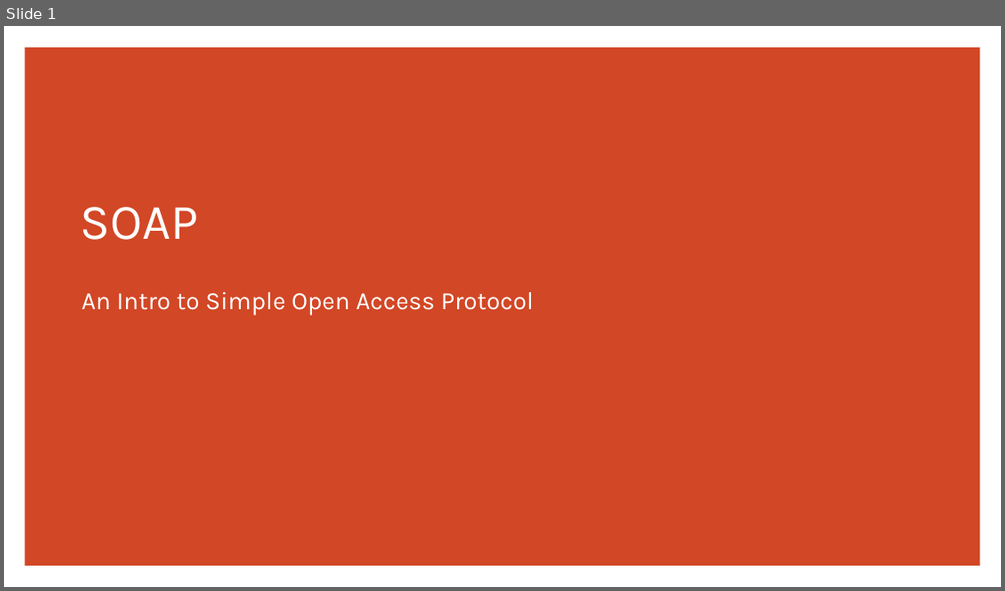
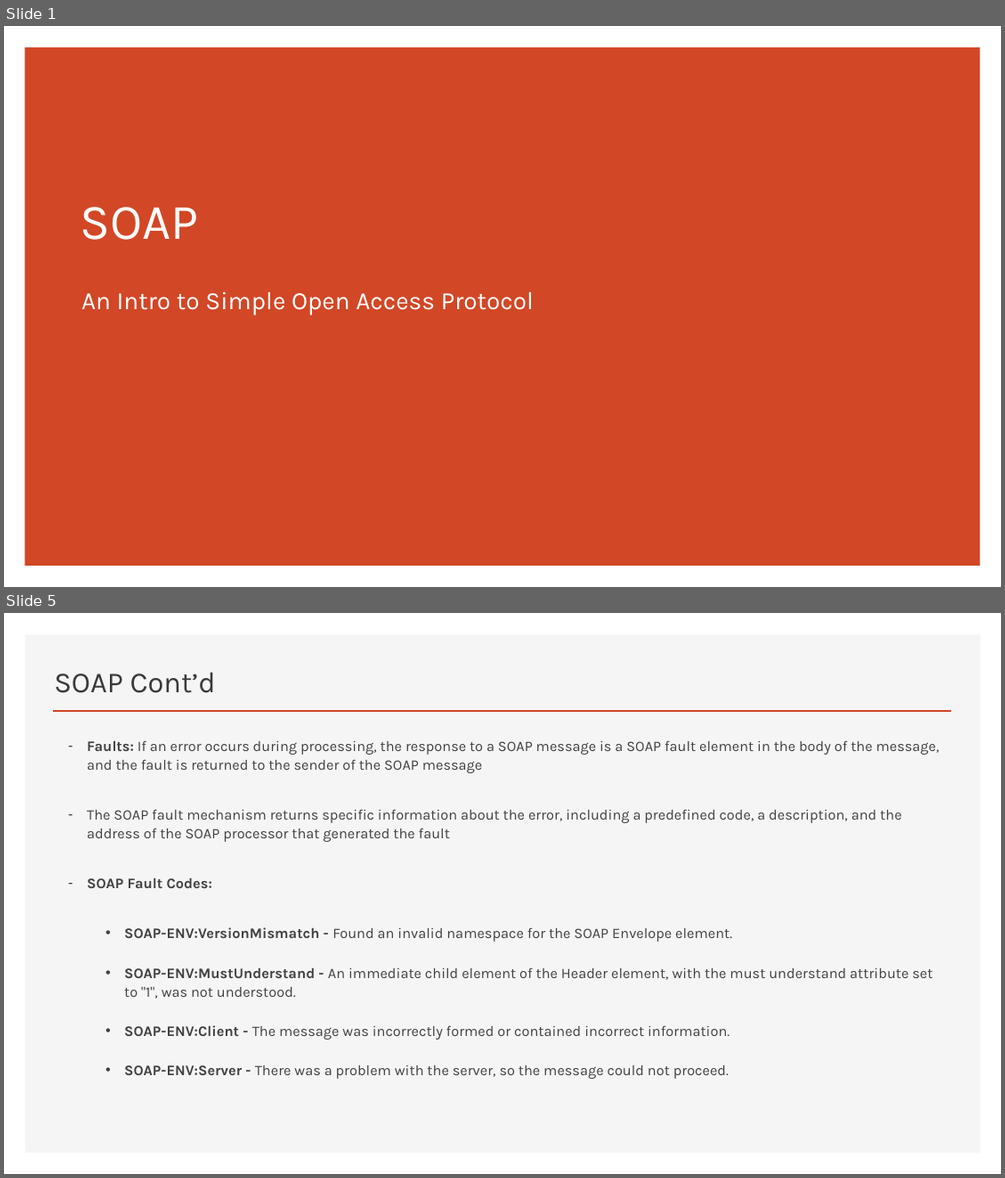
Before and after one commit to erniephillips/erniephillips.github.io, a slide deck: restful-api-presentations/phillips-presentation-week-3.pptx. Shown one above the other, each under a label of ours: slide 1 before the commit, slides 1 and 5 after it; the slides between them are not shown. The pictures are 1005x591 and 1005x1178 pixels, drawn with LibreOffice and Linux fonts; fonts in the diff are those of the drawing. Boxes give left, top, right and bottom in pixels: in the first picture for what was removed or moved away, otherwise in the second. Text is boxed around its words. In the diff, an @@ line names an element or a change of style, - is before the commit and + after.

```diff
--- a/restful-api-presentations/phillips-presentation-week-3.pptx
+++ b/restful-api-presentations/phillips-presentation-week-3.pptx
@@ slide 5 added at (x1=4, y1=613, x2=1001, y2=1174), background #FFFFFF @@
@@ rectangle added at (x1=25, y1=634, x2=980, y2=1153), fill #F5F5F5 @@
@@ title added at (x1=54, y1=672, x2=216, y2=693), 28 pt, text #3B3838 @@
+SOAP Cont’d
@@ line added from (53, 711) to (952, 711), #D24726 2 pt @@
@@ text added at (x1=87, y1=740, x2=939, y2=1078), 14 pt, text #404040 @@
+– Faults: If an error occurs during processing, the response to a SOAP message is a SOAP fault element in the body of the message, and the fault is returned to the sender of the SOAP message
+– The SOAP fault mechanism returns specific information about the error, including a predefined code, a description, and the address of the SOAP processor that generated the fault
+– SOAP Fault Codes:
+  • SOAP-ENV:VersionMismatch - Found an invalid namespace for the SOAP Envelope element.
+  • SOAP-ENV:MustUnderstand - An immediate child element of the Header element, with the must understand attribute set to "1", was not understood.
+  • SOAP-ENV:Client - The message was incorrectly formed or contained incorrect information.
+  • SOAP-ENV:Server - There was a problem with the server, so the message could not proceed.
```
Also in this commit, not shown: 6 slides changed, 2 other slides added, 3 slides removed.
